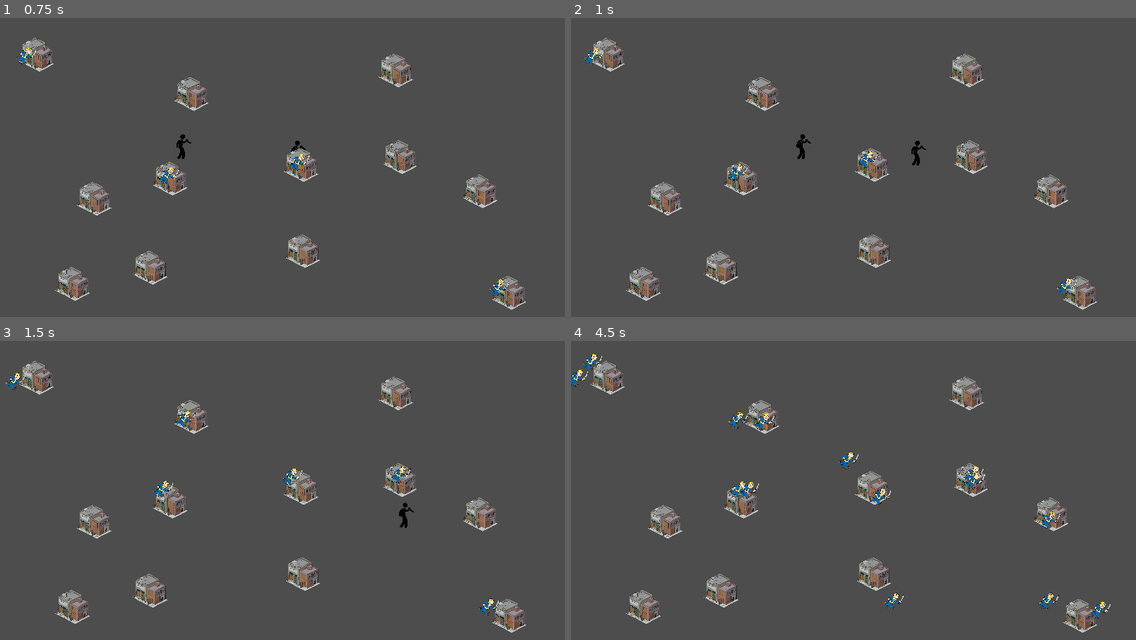
Above: before the commit, frames 1-4 (two rows, left to right).
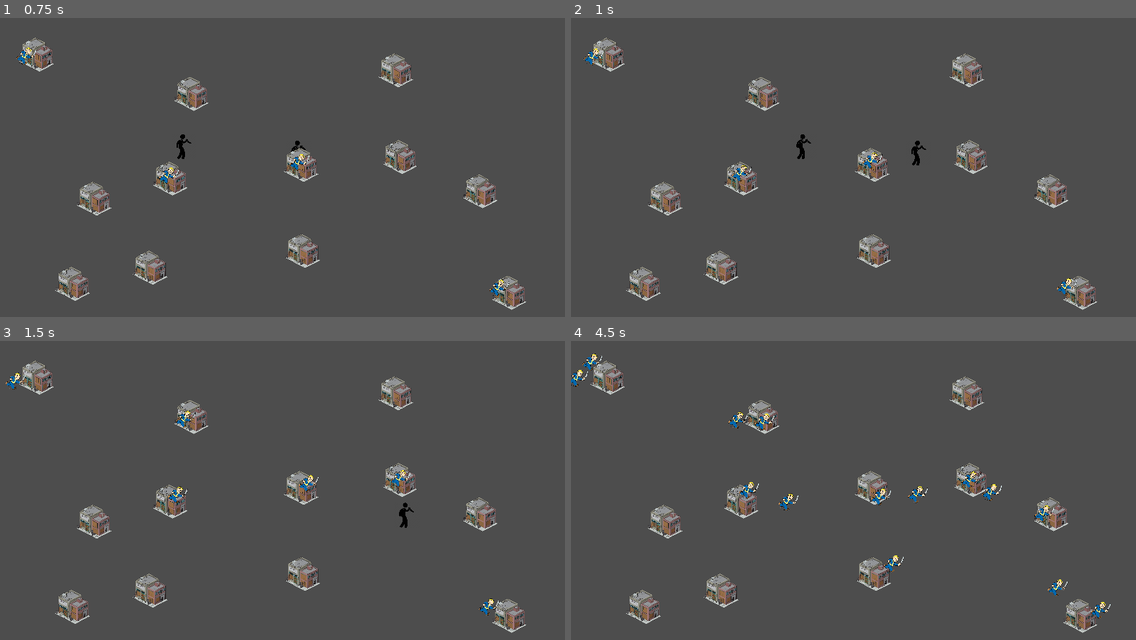
Above: after the commit, the same moments.

Repository: Alfenstein8/createjam
Game: Godot game, scene res://scenes/level.tscn
Two runs of this game, one before a commit and one after it. Both use one fixed random seed, a clock stepped at 60 frames per second and the inputs below.
Inputs:
- Up to frame 1 (0.75 s): hold D (p1_right) from 0.53 s (still down); hold T (p1_interact) from 0.53 s (still down)
- Up to frame 2 (1 s): keep holding D (p1_right); keep holding T (p1_interact); tap F (p1_follow, bound only after the commit) at 0.8 s
- Up to frame 3 (1.5 s): release D (p1_right) at 1.28 s; release T (p1_interact) at 1.28 s; hold S (p1_down) from 1.28 s (still down); tap F (p1_follow, bound only after the commit) at 1.35 s
- Up to frame 4 (4.5 s): tap T (p1_interact) at 1.55, 3.05 s; release S (p1_down) at 2.03 s; hold D (p1_right) 2.03-2.78 s; hold T (p1_interact) 2.03-2.78 s; tap F (p1_follow, bound only after the commit) at 2.3, 2.85, 3.8, 4.35 s; hold W (p1_up) 2.78-3.53 s; hold T (p1_interact) 3.53-4.28 s; hold A (p1_left) from 3.53 s (still down)

Frame 1 is identical in both runs. In frame 2, 0.2% of the frame differs, in the area x 27-56%, y 44-55%; in frame 3, 0.4%; in frame 4, 1.0%, in the area x 28-88%, y 37-90%.
Error after the commit: Invalid call. Nonexistent function 'follow_player' in base 'Nil'. (res://Scripts/building.gd:52)

Commit message:
added follow input, but you die kekw

Diff:
--- a/Scripts/building.gd
+++ b/Scripts/building.gd
@@ -44,7 +44,9 @@
 	gangmember.player_owner = player_owner
 	gangmember.state = gangmember.mv_state.IDLE
 
-func pick_up_gangmemers(player:Node2D):
+func pick_up_gangmembers(player:Node2D):
+	if (gangmembers.is_empty() == null || player != player_owner):
+		return
 	var moved_gangmember = gangmembers.pop_back()
 	player.gangmembers.append(moved_gangmember)
 	moved_gangmember.follow_player(player)
--- a/Scripts/player.gd
+++ b/Scripts/player.gd
@@ -26,7 +26,10 @@
 	if (Input.is_action_pressed("p1_interact")):
 		if (!buildings_in_range.is_empty()):
 			buildings_in_range[0].buy(self)
-			print("hej igen")
+	if (Input.is_action_pressed("p1_follow")):
+		if (!buildings_in_range.is_empty()):
+			buildings_in_range[0].pick_up_gangmembers(self)
+
 
 	position += velocity * delta * speed
 	position = position.clamp(Vector2.ZERO, screen_size)
--- a/project.godot
+++ b/project.godot
@@ -82,3 +82,8 @@
 "events": [Object(InputEventKey,"resource_local_to_scene":false,"resource_name":"","device":0,"window_id":0,"alt_pressed":false,"shift_pressed":false,"ctrl_pressed":false,"meta_pressed":false,"pressed":false,"keycode":0,"physical_keycode":44,"key_label":0,"unicode":0,"echo":false,"script":null)
 ]
 }
+p1_follow={
+"deadzone": 0.5,
+"events": [Object(InputEventKey,"resource_local_to_scene":false,"resource_name":"","device":0,"window_id":0,"alt_pressed":false,"shift_pressed":false,"ctrl_pressed":false,"meta_pressed":false,"pressed":false,"keycode":0,"physical_keycode":70,"key_label":0,"unicode":0,"echo":false,"script":null)
+]
+}
--- a/scenes/gangmember.tscn
+++ b/scenes/gangmember.tscn
@@ -1,12 +1,9 @@
-[gd_scene load_steps=5 format=3 uid="uid://b85bnli78i1tm"]
+[gd_scene load_steps=4 format=3 uid="uid://b85bnli78i1tm"]
 
 [ext_resource type="Script" path="res://Scripts/gangmember.gd" id="1_3bcnt"]
 [ext_resource type="Texture2D" uid="uid://csunh4bfunlhr" path="res://sprites/gangmember.png" id="1_e1ifn"]
 
 [sub_resource type="CircleShape2D" id="CircleShape2D_5i7jm"]
-
-[sub_resource type="CircleShape2D" id="CircleShape2D_p60ai"]
-radius = 65.0692
 
 [node name="Gangmember" type="StaticBody2D" groups=["gangmember"]]
 script = ExtResource("1_3bcnt")
@@ -18,8 +15,3 @@
 [node name="CollisionShape2D" type="CollisionShape2D" parent="."]
 scale = Vector2(2.2, 2.2)
 shape = SubResource("CircleShape2D_5i7jm")
-
-[node name="gang_detect" type="Area2D" parent="."]
-
-[node name="CollisionShape2D" type="CollisionShape2D" parent="gang_detect"]
-shape = SubResource("CircleShape2D_p60ai")
